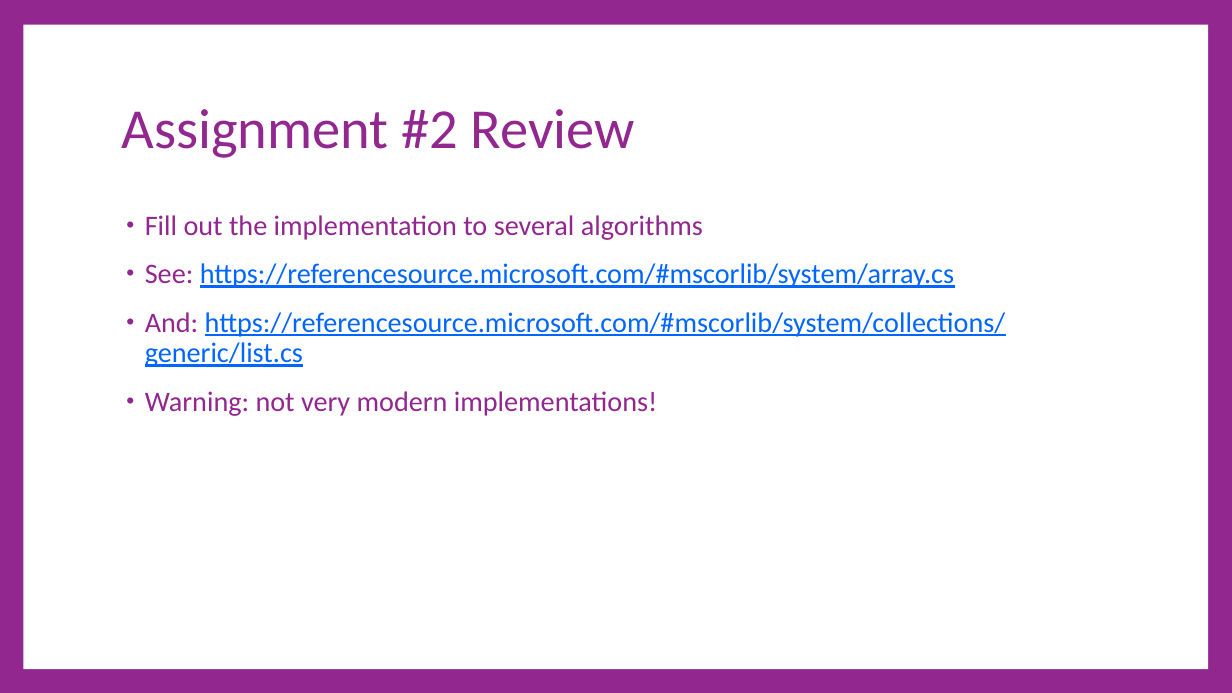
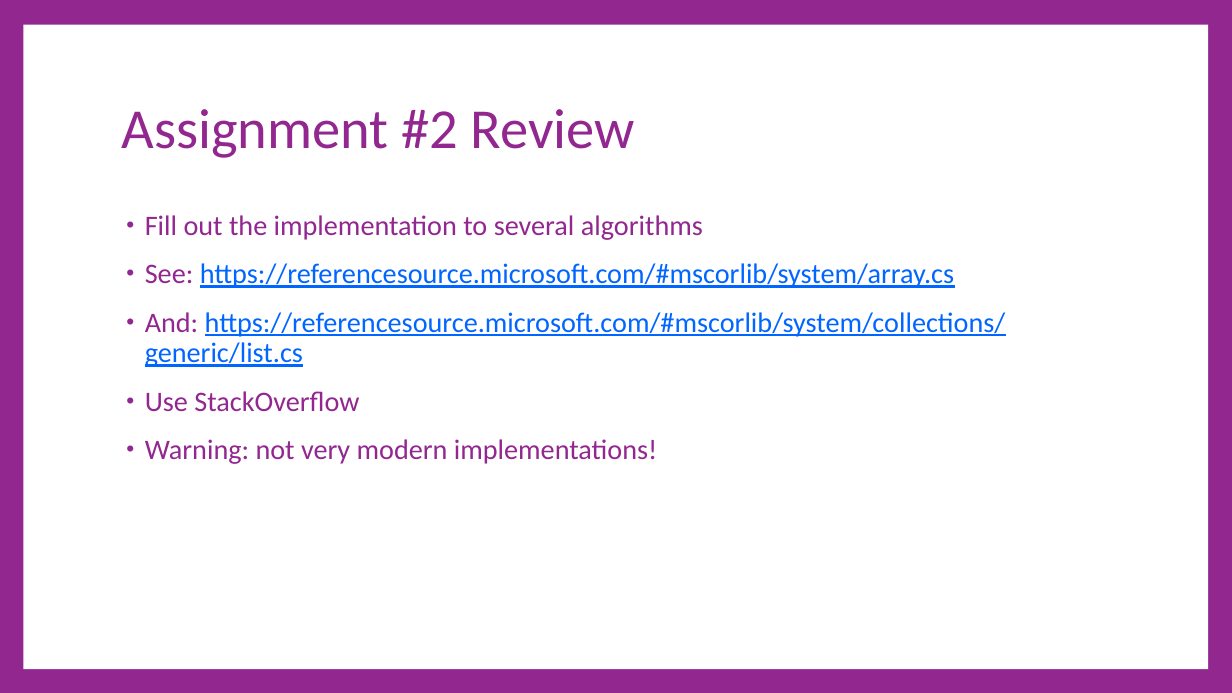
Before and after one commit to cdiggins/cs321, a slide deck: slide 7 of class-notes/cs321-winter-2023-lecture-7.pptx. Drawn at 1232x693 pixels with LibreOffice and Linux fonts; fonts in the diff are those of the drawing. Boxes give left, top, right and bottom in pixels: in the first picture for what was removed or moved away, otherwise in the second. Text is boxed around its words. In the diff, an @@ line names an element or a change of style, - is before the commit and + after.

Commit message:
Updating slides, finished reference implementation of list operations. Working on tests

```diff
--- a/class-notes/cs321-winter-2023-lecture-7.pptx
+++ b/class-notes/cs321-winter-2023-lecture-7.pptx
@@ text at (x1=145, y1=391, x2=359, y2=411): paragraph added @@
+• Use StackOverflow
```
Also in this commit, not shown: 4 other files.
